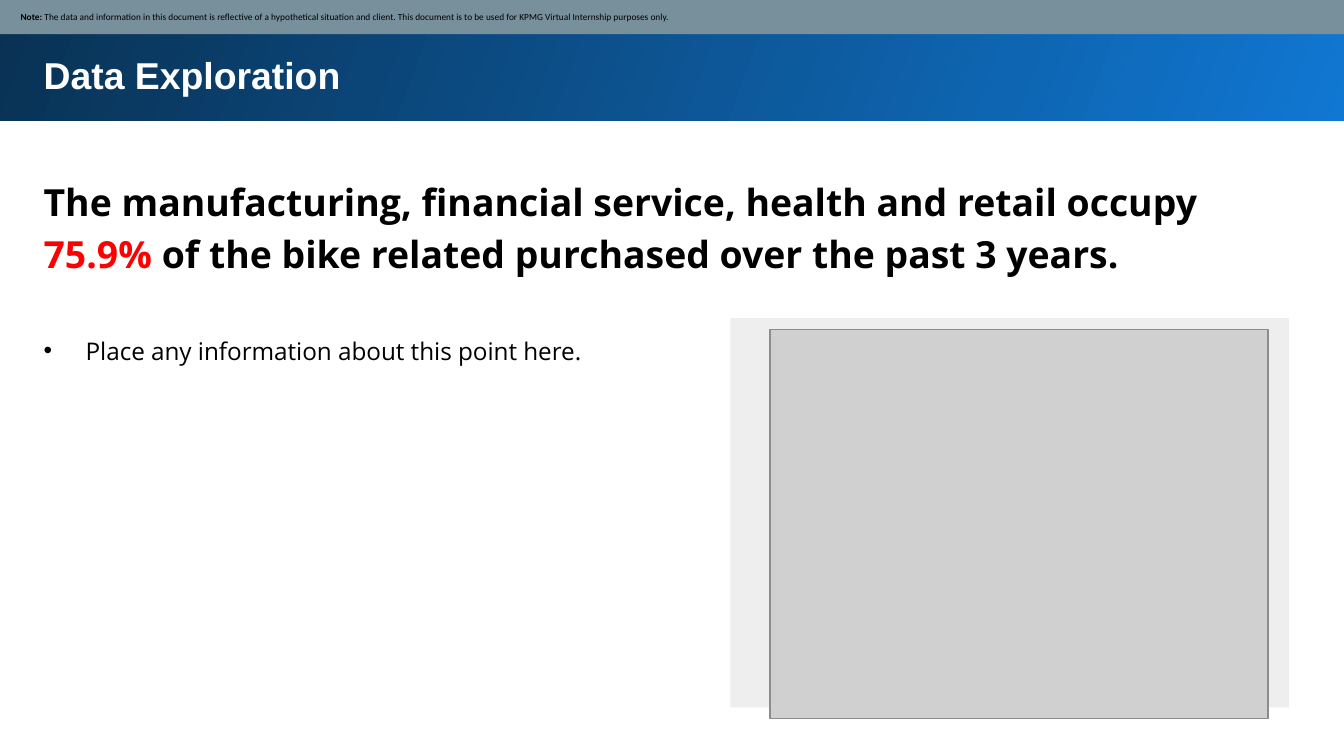
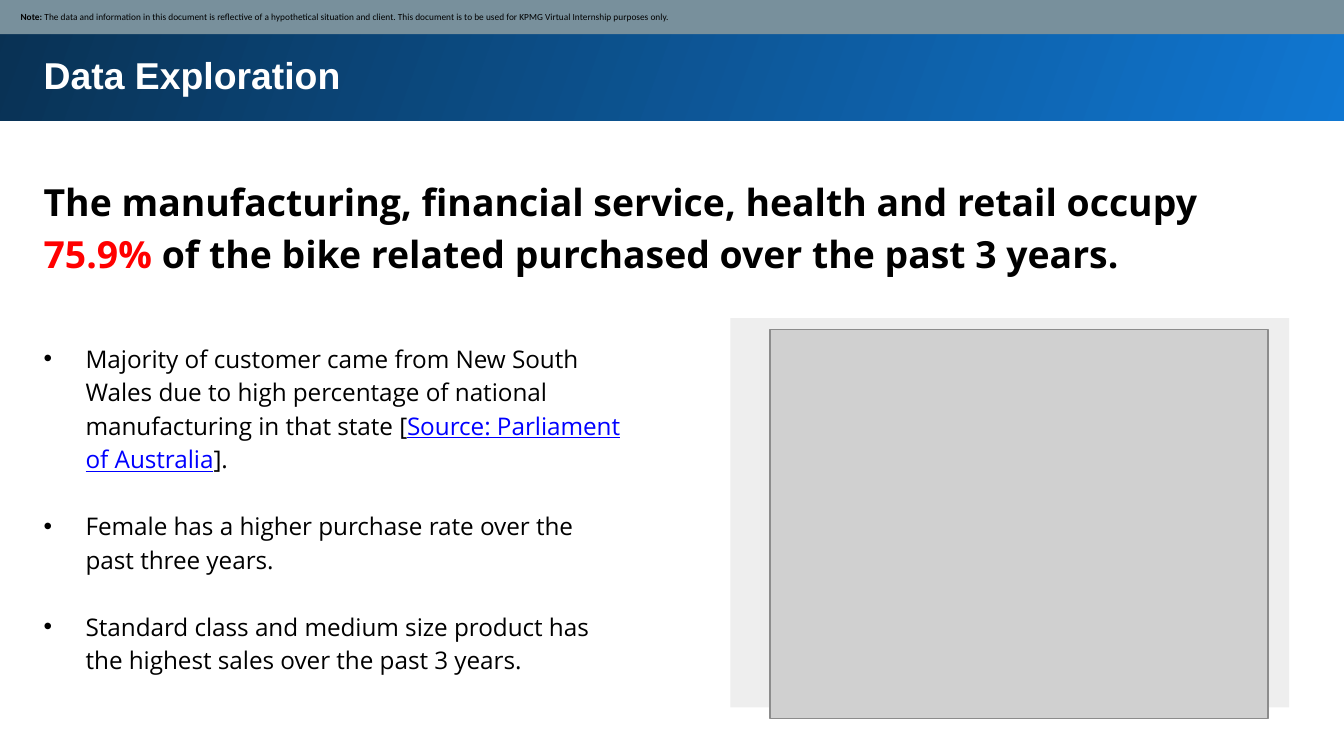
Before and after one commit to jacksenteh/KPMG_Virtual_Internship, a slide deck: slide 4 of my_answer/Module_2_Template_slide.pptx. Drawn at 1344x756 pixels with LibreOffice and Linux fonts; fonts in the diff are those of the drawing; grey boxes stand for pictures. Boxes give left, top, right and bottom in pixels: in the first picture for what was removed or moved away, otherwise in the second. Text is boxed around its words. In the diff, an @@ line names an element or a change of style, - is before the commit and + after.

```diff
--- a/my_answer/Module_2_Template_slide.pptx
+++ b/my_answer/Module_2_Template_slide.pptx
@@ text removed at (x1=86, y1=341, x2=581, y2=366) @@
-• Place any information about this point here.
@@ text added at (x1=86, y1=349, x2=620, y2=670), 13 pt, text #000000 @@
+• Majority of customer came from New South Wales due to high percentage of national manufacturing in that state [Source: Parliament of Australia].
+• Female has a higher purchase rate over the past three years.
+• Standard class and medium size product has the highest sales over the past 3 years.
```
Also in this commit, not shown: 2 other slides changed, 1 slide added, 3 slides removed, 9 other files.
